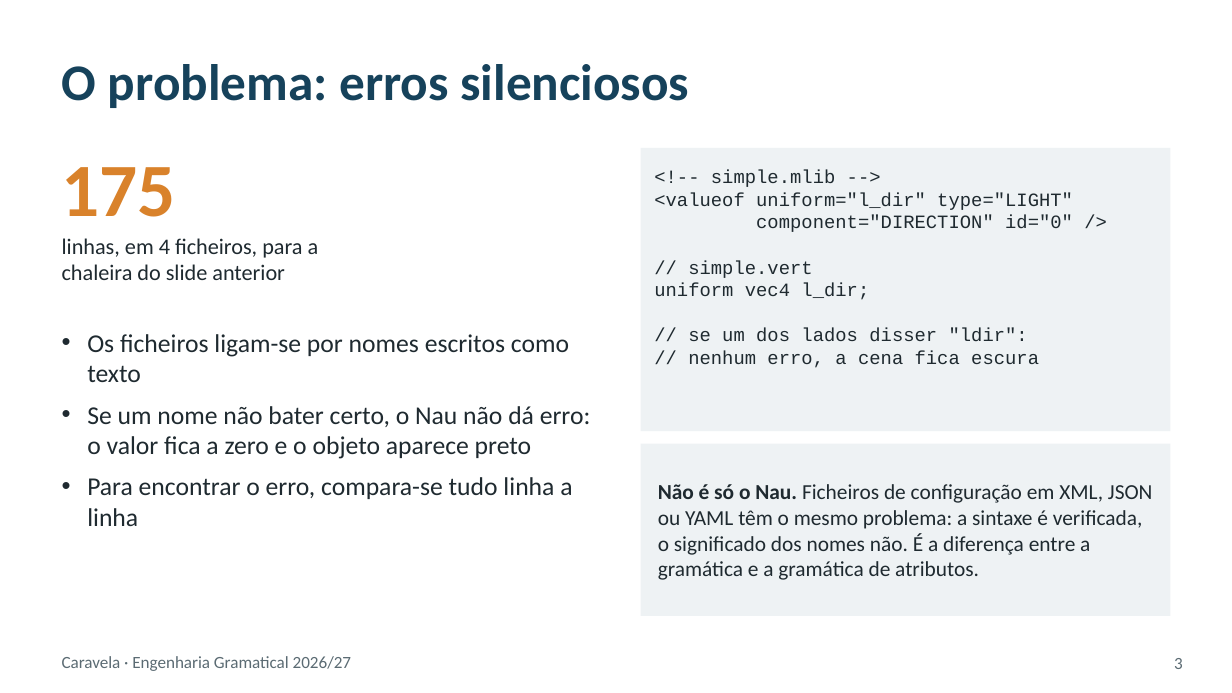
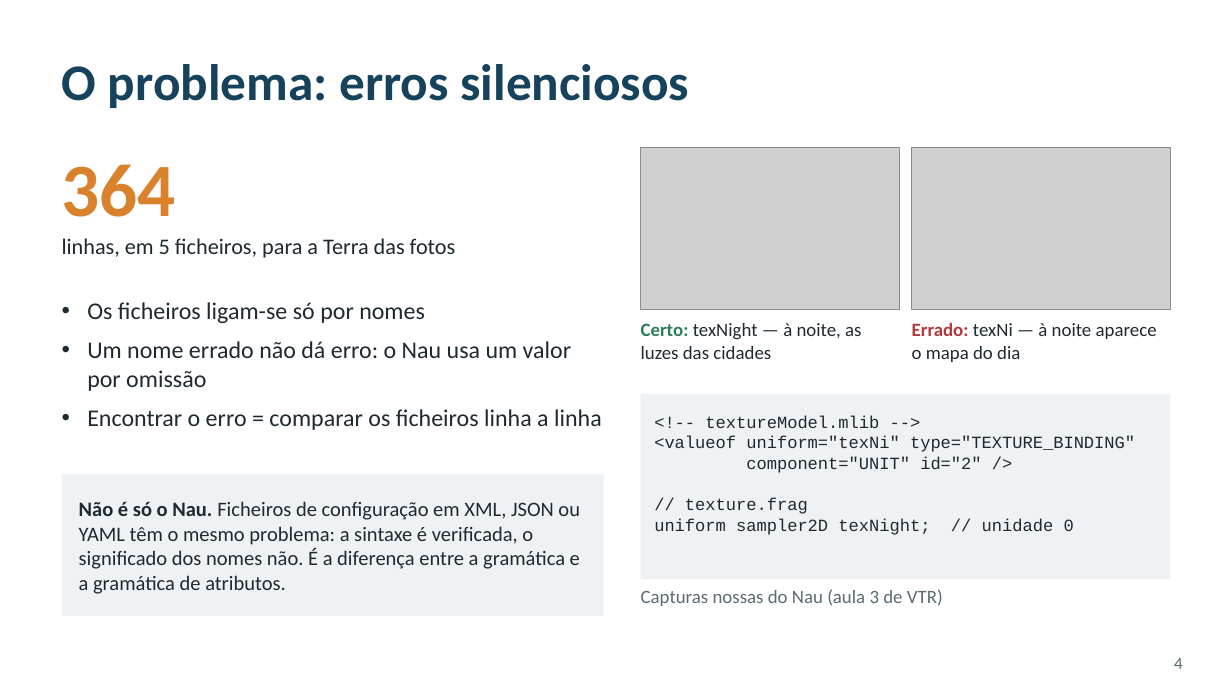
Before and after one commit to RafaelaAntunes17/trabalho_EG, a slide deck: slide 4 of Fase _I/Apresentacao_Caravela_v2.pptx (slide 3 before the commit). Drawn at 1232x693 pixels with LibreOffice and Linux fonts; fonts in the diff are those of the drawing; grey boxes stand for pictures. Boxes give left, top, right and bottom in pixels: in the first picture for what was removed or moved away, otherwise in the second. Text is boxed around its words. In the diff, an @@ line names an element or a change of style, - is before the commit and + after.

```diff
--- a/Fase _I/Apresentacao_Caravela_v2.pptx
+++ b/Fase _I/Apresentacao_Caravela_v2.pptx
@@ picture added at (641, 148, 899, 309) @@
@@ picture added at (912, 148, 1170, 309) @@
@@ text at (62, 164, 456, 258): text changed @@
-175
-linhas, em 4 ficheiros, para a chaleira do slide anterior
+364
+linhas, em 5 ficheiros, para a Terra das fotos
@@ text at (87, 302, 602, 430): text changed; size 15 to 14 pt @@
-• Os ficheiros ligam-se por nomes escritos como texto
-• Se um nome não bater certo, o Nau não dá erro: o valor fica a zero e o objeto aparece preto
-• Para encontrar o erro, compara-se tudo linha a linha
+• Os ficheiros ligam-se só por nomes
+• Um nome errado não dá erro: o Nau usa um valor por omissão
+• Encontrar o erro = comparar os ficheiros linha a linha
@@ text added at (641, 323, 861, 359), 11 pt, text #1F2A30 @@
+Certo: texNight — à noite, as luzes das cidades
@@ text added at (912, 322, 1157, 362), 11 pt, text #1F2A30 @@
+Errado: texNi — à noite aparece o mapa do dia
@@ rectangle "<!-- textureModel.mlib -->": place and size @@
-rectangle "<!-- textureModel.mlib -->" at (641, 148, 1170, 431)
+rectangle "<!-- textureModel.mlib -->" at (641, 394, 1170, 579)
@@ text in rectangle at (654, 415, 1135, 535): text changed; size 11 to 10 pt @@
-<!-- simple.mlib -->
-<valueof uniform="l_dir" type="LIGHT"
-component="DIRECTION" id="0" />
-// simple.vert
-uniform vec4 l_dir;
-// se um dos lados disser "ldir":
-// nenhum erro, a cena fica escura
+<!-- textureModel.mlib -->
+<valueof uniform="texNi" type="TEXTURE_BINDING"
+component="UNIT" id="2" />
+// texture.frag
+uniform sampler2D texNight; // unidade 0
@@ rectangle "Não é só o Nau. ...": place and size @@
-rectangle "Não é só o Nau. ..." at (641, 444, 1170, 616)
+rectangle "Não é só o Nau. ..." at (62, 474, 604, 616)
@@ rectangle "Não é só o Nau. ..." at (62, 474, 604, 616): size 12.5 to 12 pt @@
@@ text added at (641, 589, 943, 606), 11 pt, text #5B6B73 @@
+Capturas nossas do Nau (aula 3 de VTR)
@@ text removed at (62, 656, 351, 671) @@
-Caravela · Engenharia Gramatical 2026/27
@@ page number at (1174, 658, 1183, 669): text changed @@
-3
+4
```
Also in this commit, not shown: 11 other slides changed, 5 slides added, 1 slide removed, 15 other files.
